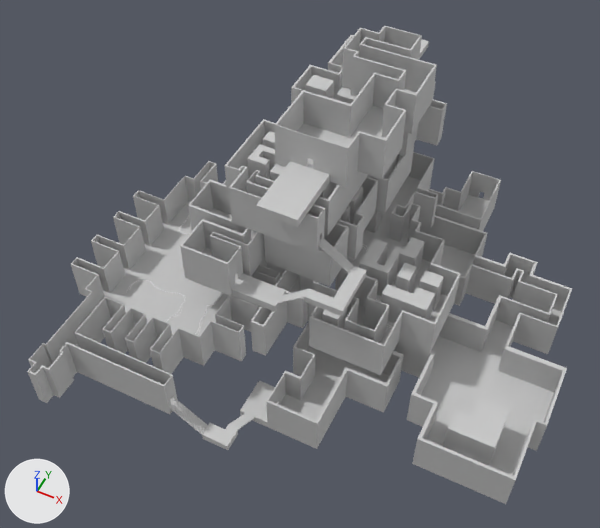
What one commit did to the FBX model exit mask/Assets/Models/Level Parts/deep.FBX.
Both versions are drawn from a 50 mm camera at (40.3, -70.7, 77.9) aimed at (0.0, 10.0, -22.9). Every picture has the same lights, and +X, +Y and +Z are marked at lower left. Objects named as collision shapes, trigger or cutter boxes, shadow casters or lower levels of detail are left out. Where no turn or scale is listed for an object, it has been applied to the vertices.

In view in the first picture: 'lvl_1', 'lvl_2', 'lvl_3', 'lvl_4', 'lvl_5'.
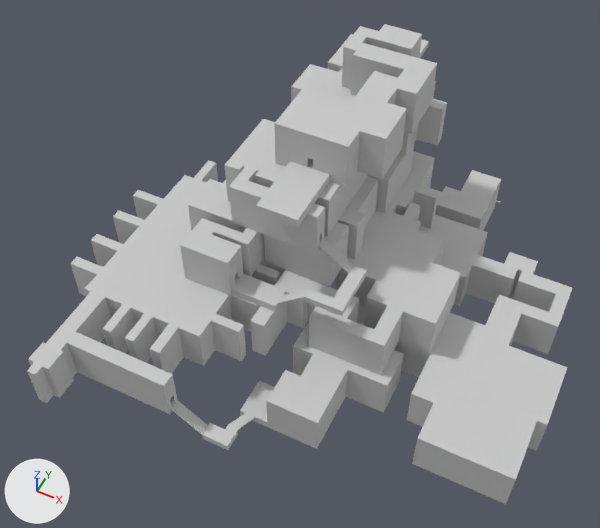
Boxes [x1, y1, x2, y2] around the edits, measured in the pictures (600 x 528 px):
'lvl_5_roof', added: after [266, 170, 572, 480]
'lvl_4_roof', added: after [27, 151, 461, 386]
'lvl_1_roof', added: after [274, 24, 437, 148]
'lvl_2_roof', added: after [225, 34, 447, 218]
'lvl_3_roof', added: after [180, 155, 404, 264]
'lvl_5', unchanged, covered by the edit: before [240, 171, 572, 504]; after [240, 181, 558, 504]

The change, as a diff of the scene's bpy script:
```diff
--- a/exit mask/Assets/Models/Level Parts/deep.FBX.py
+++ b/exit mask/Assets/Models/Level Parts/deep.FBX.py
@@ me_mesh_014 @@
+me_mesh_014.from_pydata(...)  # 340 vertices, 676 faces; spans x -25.1..28.3, y -36.1..37.2, z -0.1..0.0
+me_mesh_014.materials.append(mat_24___default)  # light grey #cacaca
@@ me_mesh_011 @@
+me_mesh_011.from_pydata(...)  # 48 vertices, 92 faces; spans x -7.7..7.3, y -16.7..12.7, z -0.3..0.0
+me_mesh_011.materials.append(mat_24___default)  # light grey #cacaca
@@ me_mesh_013 @@
+me_mesh_013.from_pydata(...)  # 160 vertices, 316 faces; spans x -12.9..11.7, y -25.4..18.4, z -0.2..0.0
+me_mesh_013.materials.append(mat_24___default)  # light grey #cacaca
@@ me_mesh_015 @@
+me_mesh_015.from_pydata(...)  # 124 vertices, 244 faces; spans x -16.2..21.3, y -29.7..29.8, z -0.2..0.0
+me_mesh_015.materials.append(mat_24___default)  # light grey #cacaca
@@ me_mesh_012 @@
+me_mesh_012.from_pydata(...)  # 76 vertices, 148 faces; spans x -9.5..14.0, y -20.8..21.3, z -0.1..0.0
+me_mesh_012.materials.append(mat_24___default)  # light grey #cacaca
@@ ob_lvl_4_roof @@
+ob_lvl_4_roof = bpy.data.objects.new('lvl_4_roof', me_mesh_014)
+ob_lvl_4_roof.location = (-3.2, 6.4, -15.6)
@@ ob_lvl_1_roof @@
+ob_lvl_1_roof = bpy.data.objects.new('lvl_1_roof', me_mesh_011)
+ob_lvl_1_roof.location = (4.6, 25.2, 5.9)
@@ ob_lvl_3_roof @@
+ob_lvl_3_roof = bpy.data.objects.new('lvl_3_roof', me_mesh_013)
+ob_lvl_3_roof.location = (-1.5, 19.4, -8.5)
@@ ob_lvl_5_roof @@
+ob_lvl_5_roof = bpy.data.objects.new('lvl_5_roof', me_mesh_015)
+ob_lvl_5_roof.location = (22.7, 14.3, -22.8)
@@ ob_lvl_2_roof @@
+ob_lvl_2_roof = bpy.data.objects.new('lvl_2_roof', me_mesh_012)
+ob_lvl_2_roof.location = (0.0, 22.1, -1.4)
```
